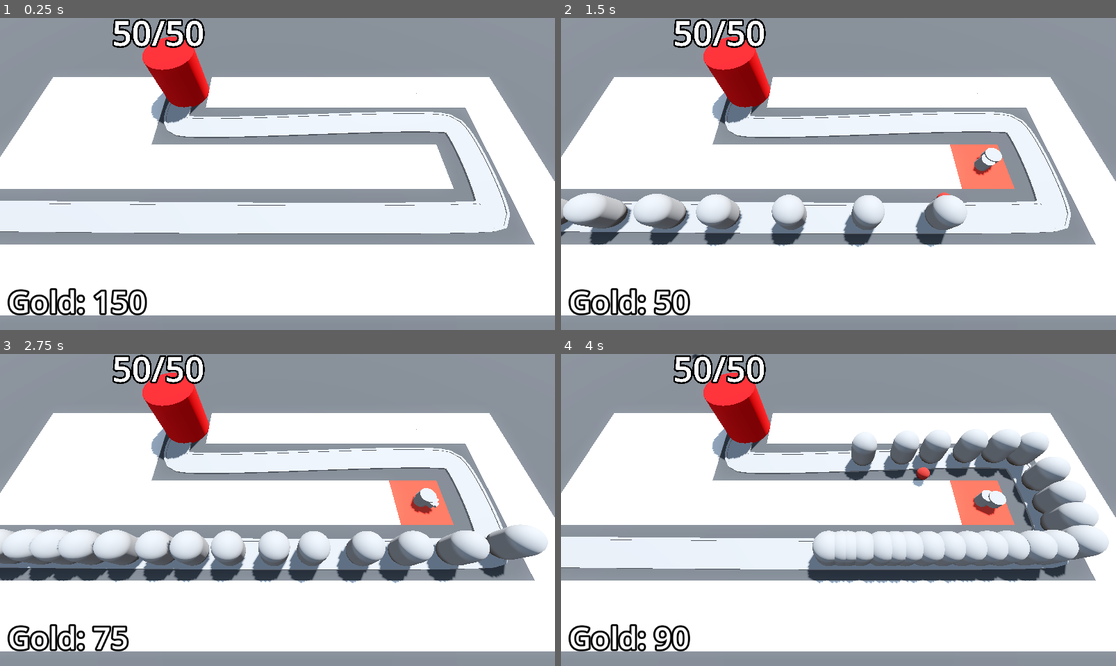
Above: before the commit, frames 1-4 (two rows, left to right).
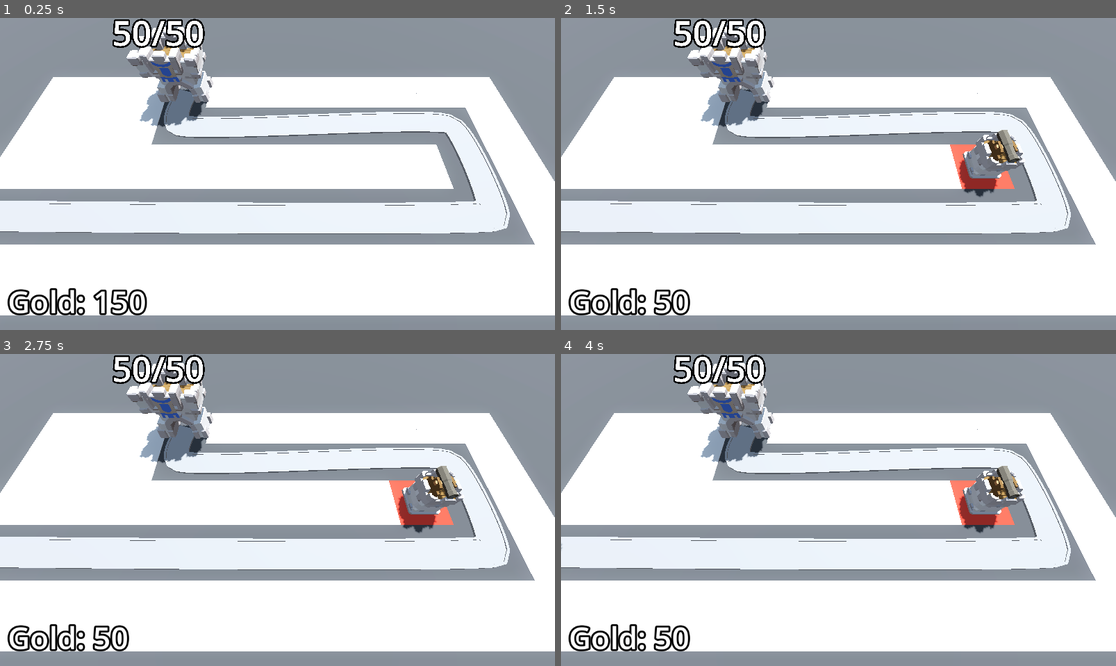
Above: after the commit, the same moments.

Repository: beltranbot/barbarian-blaster
Game: Godot game, scene res://BaseLevel.tscn
The game is run twice, just before and just after one commit, with the same random seed, the same clock (stepped at 60 frames per second) and the same inputs.
Inputs (mouse positions are in pixels of both pictures, inside the frame that each line leads up to):
- Up to frame 1 (0.25 s): no input
- Up to frame 2 (1.5 s): move the mouse to (960, 158) at 0.52 s; press the mouse at (960, 158) at 0.53 s; move the mouse to (727, 189) at 1.27 s; release the mouse at (727, 189) at 1.28 s; click (727, 189) at 1.35 s
- Up to frame 3 (2.75 s): move the mouse to (333, 441) at 2.02 s; press the mouse at (333, 441) at 2.03 s
- Up to frame 4 (4 s): move the mouse to (810, 572) at 2.77 s; release the mouse at (810, 572) at 2.78 s; click (810, 572) at 2.85 s; move the mouse to (1005, 556) at 3.52 s; press the mouse at (1005, 556) at 3.53 s

The runs differ from the first frame. In frame 1, 2.5% of the frame differs, in the area x 22-39%, y 2-35%; in frame 2, 8.9%; in frame 3, 14%; in frame 4, 16%, in the area x 0-99%, y 0-96%.

Commit message:
3.30 Using GLTF Files

Diff:
--- a/Base/base.gd
+++ b/Base/base.gd
@@ -20,7 +20,6 @@
 
 func _ready() -> void:
 	current_health = max_health
-	Engine.time_scale = 10
 
 func take_damage() -> void:
 	current_health -= 1
--- a/Base/base.tscn
+++ b/Base/base.tscn
@@ -1,19 +1,10 @@
 [gd_scene load_steps=3 format=3 uid="uid://by5sitr0s0qa7"]
 
 [ext_resource type="Script" path="res://Base/base.gd" id="1_1fkth"]
-
-[sub_resource type="StandardMaterial3D" id="StandardMaterial3D_4bwdg"]
-albedo_color = Color(0.886275, 0, 0.0196078, 1)
+[ext_resource type="PackedScene" uid="uid://dpr8epwguoj6h" path="res://Assets/Base.glb" id="2_kcarm"]
 
 [node name="Base" type="Node3D" groups=["base"]]
 script = ExtResource("1_1fkth")
-
-[node name="CSGCylinder3D" type="CSGCylinder3D" parent="."]
-transform = Transform3D(1, 0, 0, 0, 1, 0, 0, 0, 1, 0, 2, 0)
-radius = 2.0
-height = 4.0
-sides = 32
-material = SubResource("StandardMaterial3D_4bwdg")
 
 [node name="Label3D" type="Label3D" parent="."]
 transform = Transform3D(1, 0, 0, 0, 1, 0, 0, 0, 1, 0, 5.5, 0)
@@ -21,3 +12,5 @@
 text = "5"
 font_size = 500
 outline_size = 100
+
+[node name="Base" parent="." instance=ExtResource("2_kcarm")]
--- a/Turret/turret.gd
+++ b/Turret/turret.gd
@@ -6,21 +6,23 @@
 var enemy_path: Path3D
 var target: PathFollow3D
 
-@onready var turret_top: MeshInstance3D = $TurretBase/TurretTop
+@onready var turret_top: Node3D = $TurretBase/TurretTop
+@onready var animation_player: AnimationPlayer = $AnimationPlayer
+@onready var cannon: Node3D = $TurretBase/TurretTop/Cannon
+@onready var turret_base: Node3D = $TurretBase
 
-@onready var animation_player: AnimationPlayer = $AnimationPlayer
 
 func _physics_process(_delta: float) -> void:
 	target = find_best_target()
 	if target:
-		look_at(target.global_position, Vector3.UP, true)
+		turret_base.look_at(target.global_position, Vector3.UP, true)
 
 func _on_timer_timeout() -> void:
 	if target:
 		var shot = projectile.instantiate()
 		add_child(shot)
-		shot.global_position = turret_top.global_position
-		shot.direction = global_transform.basis.z
+		shot.global_position = cannon.global_position
+		shot.direction = turret_base.global_transform.basis.z
 		animation_player.play("fire")
 
 func find_best_target() -> PathFollow3D:
--- a/Turret/turret.tscn
+++ b/Turret/turret.tscn
@@ -1,21 +1,9 @@
-[gd_scene load_steps=10 format=3 uid="uid://cwppyqc45wki7"]
+[gd_scene load_steps=8 format=3 uid="uid://cwppyqc45wki7"]
 
 [ext_resource type="PackedScene" uid="uid://cemms6d20e5pq" path="res://Turret/projectile.tscn" id="1_5yspu"]
 [ext_resource type="Script" path="res://Turret/turret.gd" id="1_iyj1t"]
-
-[sub_resource type="CylinderMesh" id="CylinderMesh_1wl6b"]
-height = 1.0
-
-[sub_resource type="CylinderMesh" id="CylinderMesh_voou7"]
-top_radius = 0.6
-bottom_radius = 0.6
-height = 0.6
-
-[sub_resource type="BoxMesh" id="BoxMesh_1nr6p"]
-size = Vector3(0.8, 0.4, 0.4)
-
-[sub_resource type="BoxMesh" id="BoxMesh_3qcfp"]
-size = Vector3(0.394, 0.2, 0.482)
+[ext_resource type="PackedScene" uid="uid://ducxkjxvru6wi" path="res://Assets/Cannon.glb" id="3_d51ly"]
+[ext_resource type="PackedScene" uid="uid://br07sjloksisv" path="res://Assets/TurretBase.glb" id="4_4ldpt"]
 
 [sub_resource type="Animation" id="Animation_hmxbq"]
 length = 0.001
@@ -59,22 +47,14 @@
 script = ExtResource("1_iyj1t")
 projectile = ExtResource("1_5yspu")
 
-[node name="TurretBase" type="MeshInstance3D" parent="."]
+[node name="TurretBase" type="Node3D" parent="."]
 transform = Transform3D(1, 0, 0, 0, 1, 0, 0, 0, 1, 0, 0.5, 0)
-mesh = SubResource("CylinderMesh_1wl6b")
 
-[node name="TurretTop" type="MeshInstance3D" parent="TurretBase"]
+[node name="TurretTop" type="Node3D" parent="TurretBase"]
 transform = Transform3D(1, 0, 0, 0, 1, 0, 0, 0, 1, 0, 0.3, 0)
-mesh = SubResource("CylinderMesh_voou7")
 
-[node name="Visor" type="MeshInstance3D" parent="TurretBase/TurretTop"]
-transform = Transform3D(1, 0, 0, 0, 1, 0, 0, 0, 1, 0, -0.0722918, 0.603041)
-mesh = SubResource("BoxMesh_1nr6p")
-skeleton = NodePath("../..")
-
-[node name="Barrel" type="MeshInstance3D" parent="TurretBase/TurretTop/Visor"]
-transform = Transform3D(1, 0, 0, 0, 1, 0, 0, 0, 1, 0, 0, 0.154927)
-mesh = SubResource("BoxMesh_3qcfp")
+[node name="Cannon" parent="TurretBase/TurretTop" instance=ExtResource("3_d51ly")]
+transform = Transform3D(1, 0, 0, 0, 1, 0, 0, 0, 1, 0, 1.3, 0)
 
 [node name="Timer" type="Timer" parent="."]
 autostart = true
@@ -84,4 +64,6 @@
 "": SubResource("AnimationLibrary_3t63d")
 }
 
+[node name="TurretBase2" parent="." instance=ExtResource("4_4ldpt")]
+
 [connection signal="timeout" from="Timer" to="." method="_on_timer_timeout"]
Binary file added: Assets/Base.glb
Not shown, added: Assets/Base.glb.import
Binary file added: Assets/Base_Castle-metallic.png-Castle-roughness.png
Not shown, added: Assets/Base_Castle-metallic.png-Castle-roughness.png.import
Binary file added: Assets/Base_castle-colour-palette.png
Not shown, added: Assets/Base_castle-colour-palette.png.import
Binary file added: Assets/Cannon.glb
Not shown, added: Assets/Cannon.glb.import
Binary file added: Assets/Cannon_Castle-metallic.png-Castle-roughness.png
Not shown, added: Assets/Cannon_Castle-metallic.png-Castle-roughness.png.import
Binary file added: Assets/Cannon_castle-colour-palette.png
Not shown, added: Assets/Cannon_castle-colour-palette.png.import
(and 19 more such lines)
